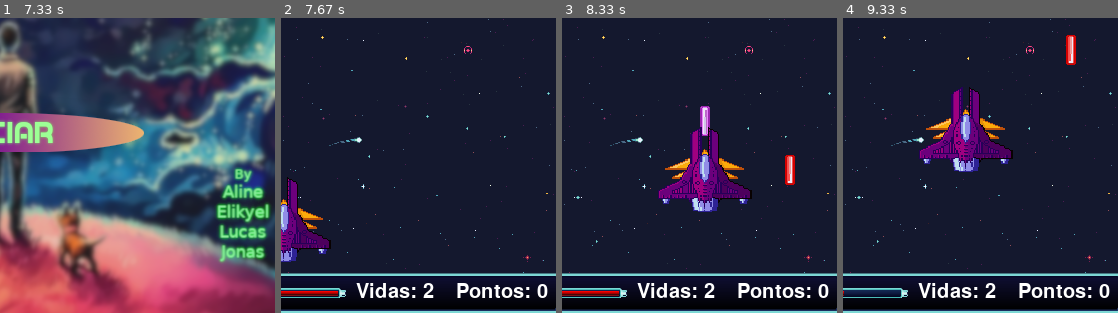
Above: before the commit, frames 1-4 (left to right).
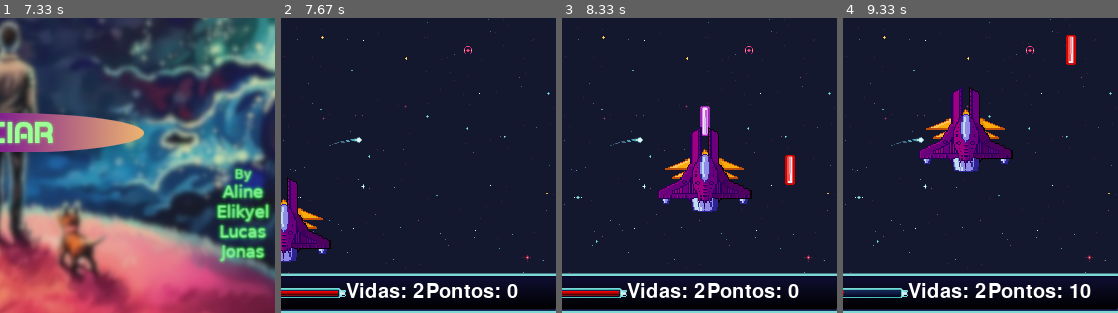
Above: after the commit, the same moments.

Repository: cjs-13/Projeto_pygame
Game: pygame game, started from main.py
The game is run twice, just before and just after one commit, with the same random seed, the same clock (stepped at 60 frames per second) and the same inputs.
Inputs (mouse positions are % of the whole screen's width and height, from its top left):
- Up to frame 1 (7.33 s): no input
- Up to frame 2 (7.67 s): click (50, 46) at 7.38 s
- Up to frame 3 (8.33 s): hold Right 7.67-8.13 s; move the mouse to (28, 42) at 7.7 s; hold Up from 8.17 s (still down); tap Space at 8.23 s; tap U at 8.32 s
- Up to frame 4 (9.33 s): release Up at 8.47 s; hold Right 8.5-8.97 s; tap Space at 8.57, 8.87, 9.07 s; hold Left from 9 s (still down)
The pictures show only the part of the screen within x 49-99%, y 50-100%; the shares and areas given below are measured in that part.

Frame 1 is identical in both runs. In frame 2, 2.0% of the frame differs, in the area x 23-98%, y 89-95%; in frame 3, 2.0%; in frame 4, 2.1%.

Commit message:
Matar inimigos agora dar pontos
tabem foi consertado o bug em que se acertar um inimigo fora da tela o laser tenta se remover 2 vezes

Diff:
--- a/main.py
+++ b/main.py
@@ -103,7 +103,7 @@
         self.x += self.vel_x
         self.y += self.vel_y
         if self.fora_tela():
-            lasers.remove(self)
+            self.hp = 0
 
     def colisaointerno(self, naves, lasers):
         for nave in naves:
@@ -161,12 +161,6 @@
         if self.imunity_timer > 0:
             self.imunity_timer -= 1
 
-    def firerateup(self):
-        if self.firerate[0] >= 2:
-            self.firerate[0] -= 1
-
-    def fireratedown(self):
-        self.firerate[0] += 1
 
     def largura(self):
         return self.nave_img.get_width()
@@ -177,6 +171,11 @@
     def testevida(self, naves):
         if self.hp < 1 and self.lives < 2:
             naves.remove(self)
+            if self.tipo == "Inimigo":
+                jogador = naves[0]
+                jogador.pontos += 10
+                naves[0] = jogador
+
         elif self.hp < 1 and self.lives > 1:
             self.lives -= 1
             self.hp = self.max_hp
@@ -288,8 +287,8 @@
         tela.blit(self.hp_img[0], (40, ALTURA + 15))
         tela.blit(ch_scale(self.hp_img[1], (28 * self.hp, 5)), (49, ALTURA + 18))
         tela.blit(hp_label, (7, ALTURA + 11))
-        tela.blit(lives_label, (SCALE_LABEL_HP[0] + 50, ALTURA + 9))
-        tela.blit(pontos, (SCALE_LABEL_HP[0] + 150 , ALTURA + 9))
+        tela.blit(lives_label, (SCALE_LABEL_HP[0] + 40, ALTURA + 9))
+        tela.blit(pontos, (SCALE_LABEL_HP[0] + 120, ALTURA + 9))
 
 class Inimigo(Nave):
     def __init__(self, x, y, ai):
